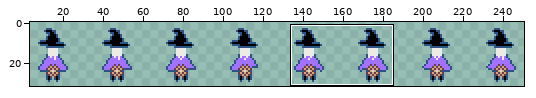
A sprite sheet gets an edit: graphics/witch/witch.png. Above: a wide view before the commit, with the close-up outlined.
Close-up. As it was:
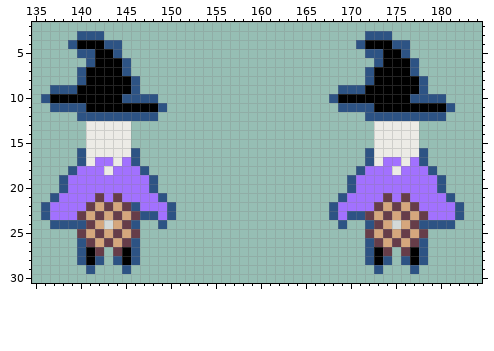
The file is 256x32 pixels. Shown: x 135..184, y 2..30. The wide view leaves out empty margins. The commit also changed other parts of the picture, which this record leaves out.
And afterwards:
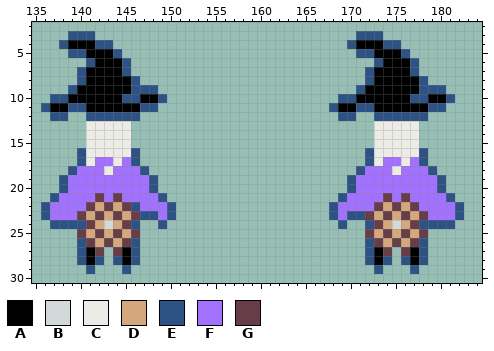
Palette (. is transparent): A #000000  B #d3d9d8  C #ecebe6  D #d5a77d  E #2d5384  F #a271ff  G #663d49
Edits made:
Colour E becomes colour A in row 4 at x 139 and 171; in row 5 at x 141 and 173; in row 10 at x 147 to 148 and 179 to 180; in row 11 at x 137 to 138 and 169 to 170.
The author put colour E in row 3 at x 139 and 171; in row 4 at x 138 and 170; in row 5 at x 139 and 171; in row 9 at x 147 to 148 and 179 to 180; in row 10 at x 149 and 181; in row 11 at x 136 and 168.
The author put colour E in row 12 at x 137 to 138 and 169 to 170.
Colour A becomes colour E in row 4 at x 142 and 174; in row 10 at x 137 to 138 and 169 to 170; in row 11 at x 147 to 148 and 179 to 180.
Colour E is removed in row 3 at x 142 and 174; in row 4 at x 144 and 176; in row 9 at x 137 to 138 and 169 to 170; in row 10 at x 136 and 168; in row 11 at x 149 and 181; in row 12 at x 140, 147 to 148, 172 and 179 to 180.
Where, in picture pixels (left, top, right, bottom), the same in both close-ups:
changed: (41, 31, 122, 121)
changed: (329, 31, 410, 121)
changed: (140, 85, 167, 121)
changed: (428, 85, 455, 121)
